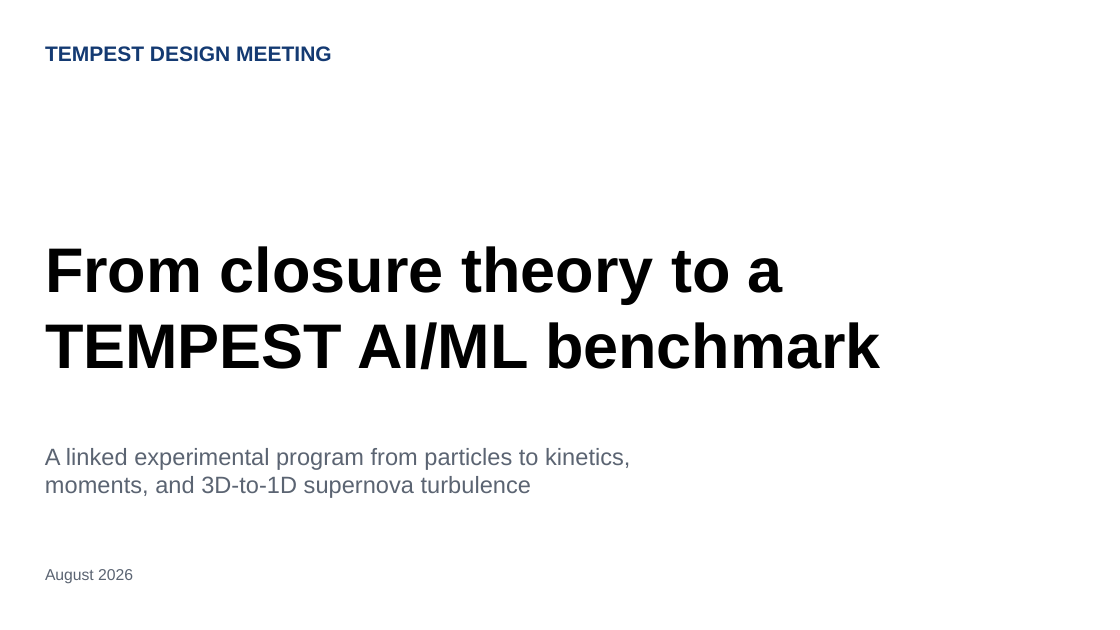
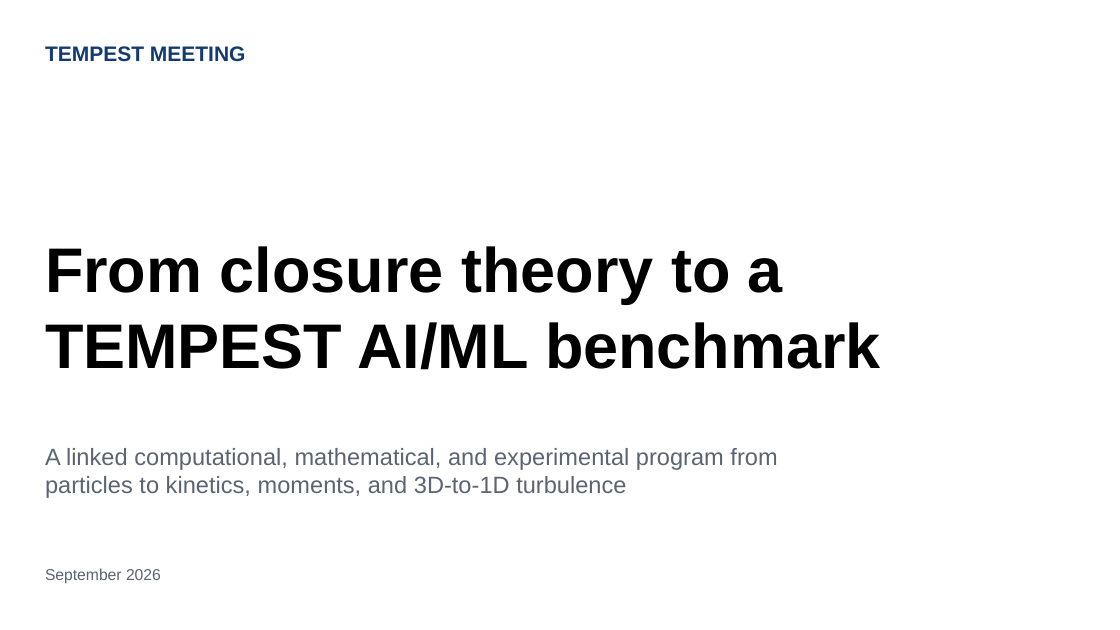
Before and after one commit to annacgilbert/TEMPEST-model-bake-off, a slide deck: slide 1 of docs/presentations/TEMPEST_closure_models_full_talk.pptx. Drawn at 1120x630 pixels with LibreOffice and Linux fonts; fonts in the diff are those of the drawing. Boxes give left, top, right and bottom in pixels: in the first picture for what was removed or moved away, otherwise in the second. Text is boxed around its words. In the diff, an @@ line names an element or a change of style, - is before the commit and + after.

```diff
--- a/docs/presentations/TEMPEST_closure_models_full_talk.pptx
+++ b/docs/presentations/TEMPEST_closure_models_full_talk.pptx
@@ text at <box>45,46,246,62</box>: text changed @@
-TEMPEST DESIGN MEETING
+TEMPEST MEETING
@@ text at <box>45,448,777,498</box>: text changed @@
-A linked experimental program from particles to kinetics, moments, and 3D-to-1D supernova turbulence
+A linked computational, mathematical, and experimental program from particles to kinetics, moments, and 3D-to-1D turbulence
@@ text at <box>45,568,161,584</box>: text changed @@
-August 2026
+September 2026
```
Also in this commit, not shown: 18 other slides changed, 1 slide added, 3 slides removed, 6 other files.
